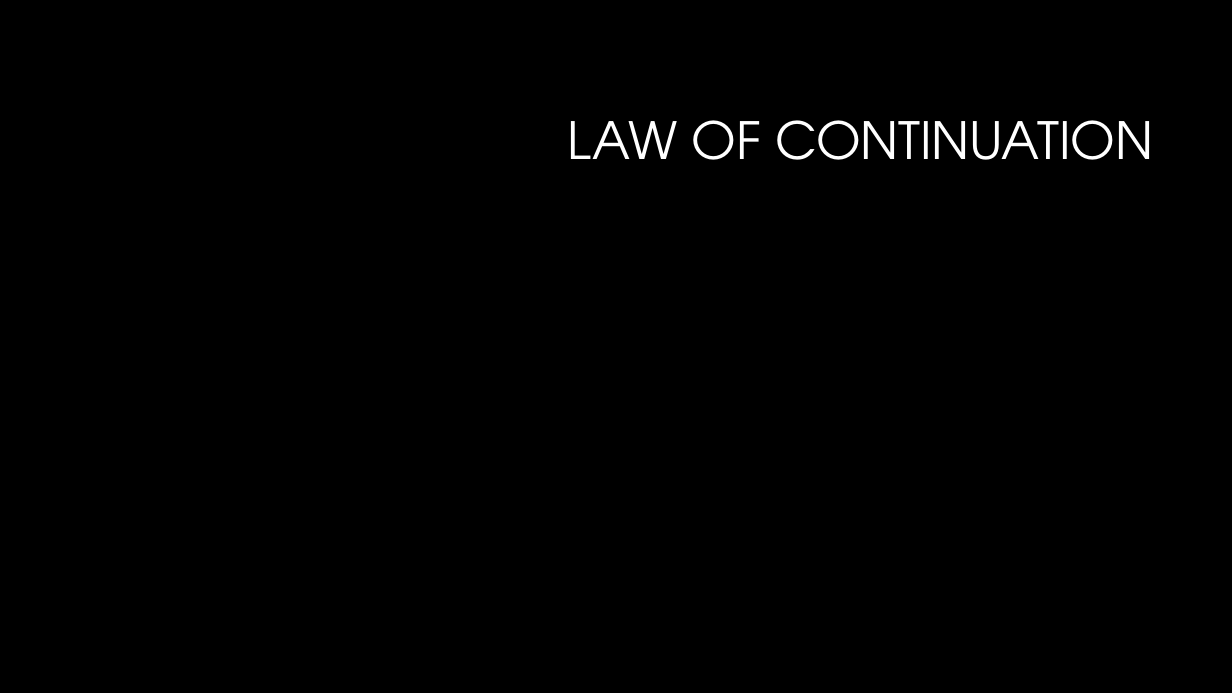
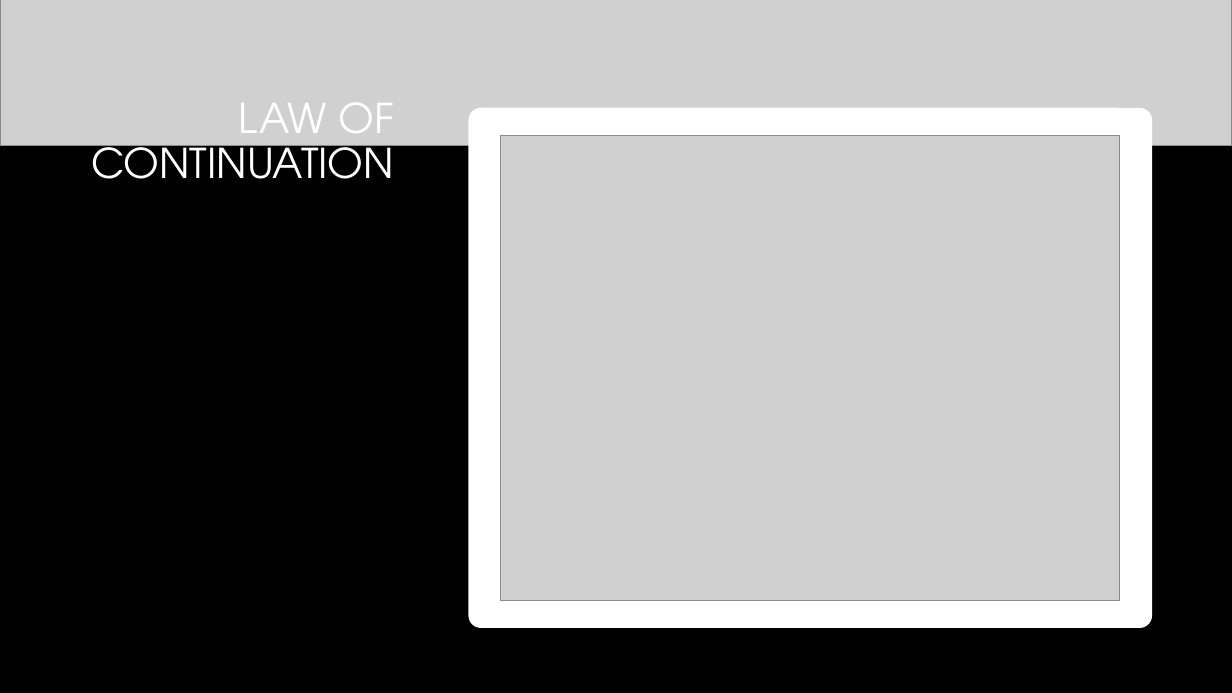
Before and after one commit to kemiller2002/gestalt, a slide deck: slide 14 of Gestalt.pptx. Drawn at 1232x693 pixels with LibreOffice and Linux fonts; fonts in the diff are those of the drawing; grey boxes stand for pictures; background and template pictures are left out. Boxes give left, top, right and bottom in pixels: in the first picture for what was removed or moved away, otherwise in the second. Text is boxed around its words. In the diff, an @@ line names an element or a change of style, - is before the commit and + after.

```diff
--- a/Gestalt.pptx
+++ b/Gestalt.pptx
@@ picture added at (0,0,1232,146) @@
@@ title "LAW OF CONTINUATION": place and size @@
-title "LAW OF CONTINUATION" at (567,120,1153,160)
+title "LAW OF CONTINUATION" at (91,103,394,179)
@@ title "LAW OF CONTINUATION" at (91,103,394,179): size 40 to 32 pt @@
@@ rounded rectangle added at (469,108,1153,628), fill #FFFFFF @@
@@ picture added at (501,135,1120,601) @@
```
Also in this commit, not shown: 1 other slide changed, 4 slides added, 1 other file.
